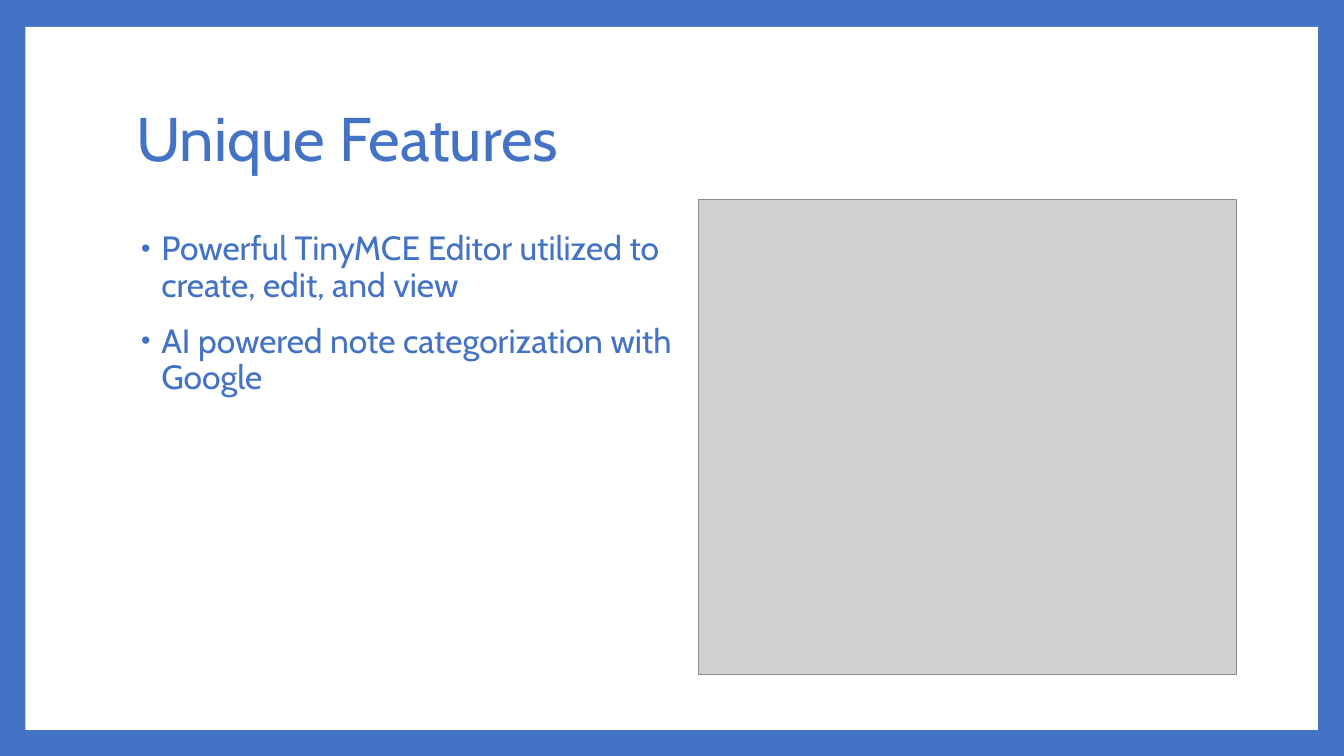
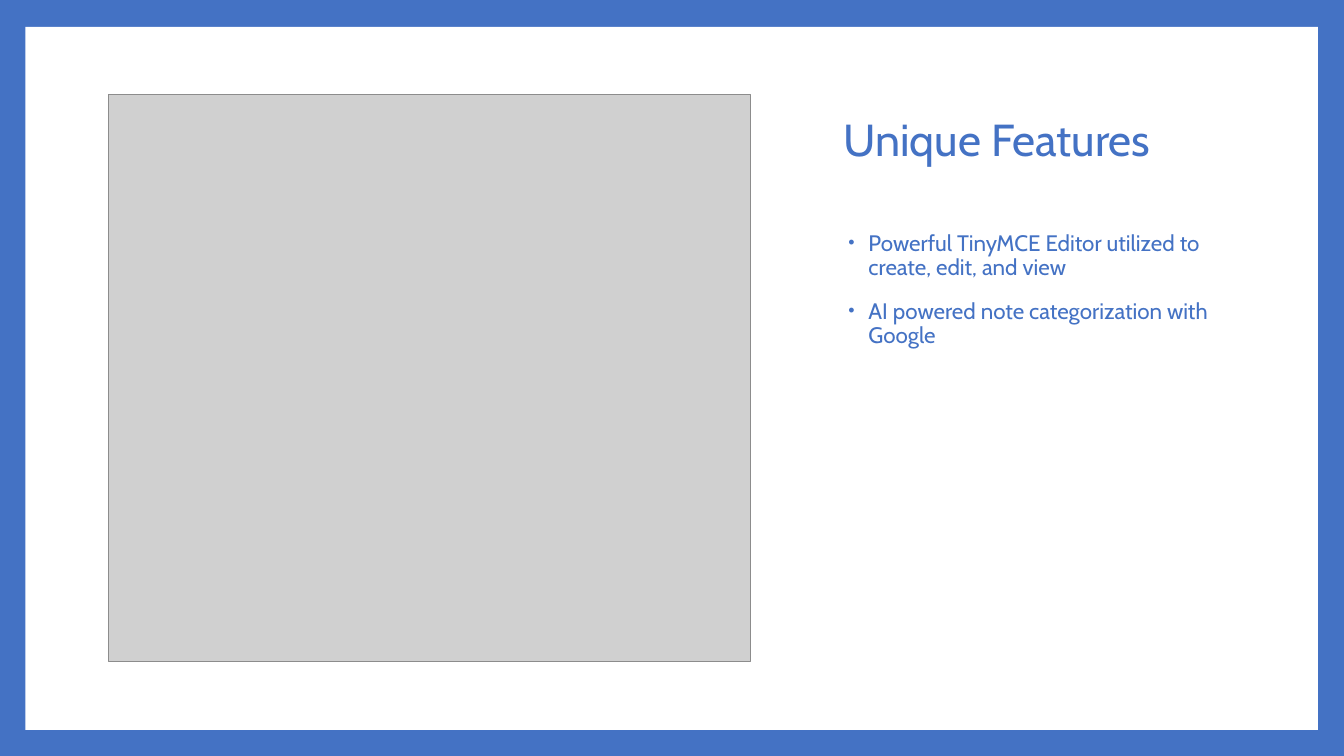
Before and after one commit to Dwaddle26/EncryptNotes, a slide deck: slide 6 of Phase 4 Documentation/Team_2_Presentation_4_V2.pptx. Drawn at 1344x756 pixels with LibreOffice and Linux fonts; fonts in the diff are those of the drawing; grey boxes stand for pictures. Boxes give left, top, right and bottom in pixels: in the first picture for what was removed or moved away, otherwise in the second. Text is boxed around its words. In the diff, an @@ line names an element or a change of style, - is before the commit and + after.

Commit message:
Change the layout of the Slides
I change how some the slides looked and added a little more information to one.

```diff
--- a/Phase 4 Documentation/Team_2_Presentation_4_V2.pptx
+++ b/Phase 4 Documentation/Team_2_Presentation_4_V2.pptx
@@ rectangle removed at [25,27,1318,730] @@
@@ rectangle added at [25,27,1318,730], fill #FFFFFF @@
@@ title "Unique Features": place and size @@
-title "Unique Features" at [136,118,558,175]
+title "Unique Features" at [843,124,1150,166]
@@ title "Unique Features" at [843,124,1150,166]: size 44 to 32 pt @@
@@ picture: place and size @@
-picture at [699,200,1237,675]
+picture at [108,95,750,661]
@@ text "Powerful TinyMCE Editor utilized to ...": place and size @@
-text "Powerful TinyMCE Editor utilized to ..." at [161,235,672,397]
+text "Powerful TinyMCE Editor utilized to ..." at [868,234,1208,349]
@@ text "Powerful TinyMCE Editor utilized to ..." at [868,234,1208,349]: size 24 to 16 pt @@
```
Also in this commit, not shown: 6 other slides changed, 1 slide added, 1 other file.
